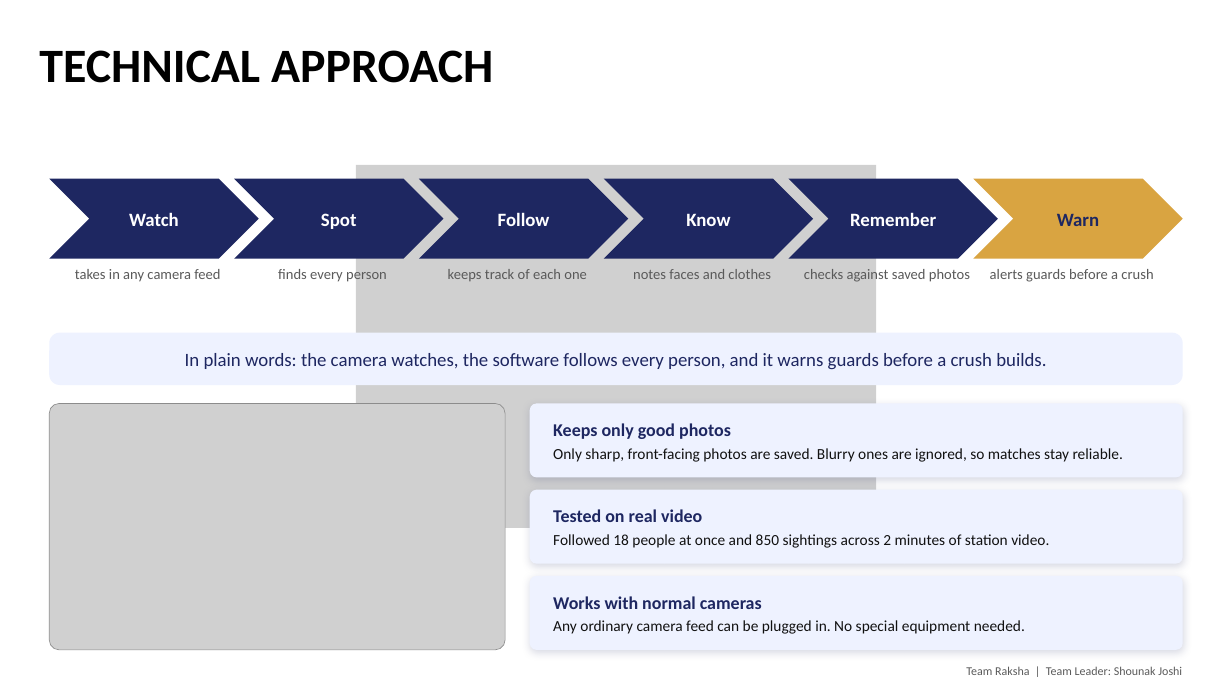
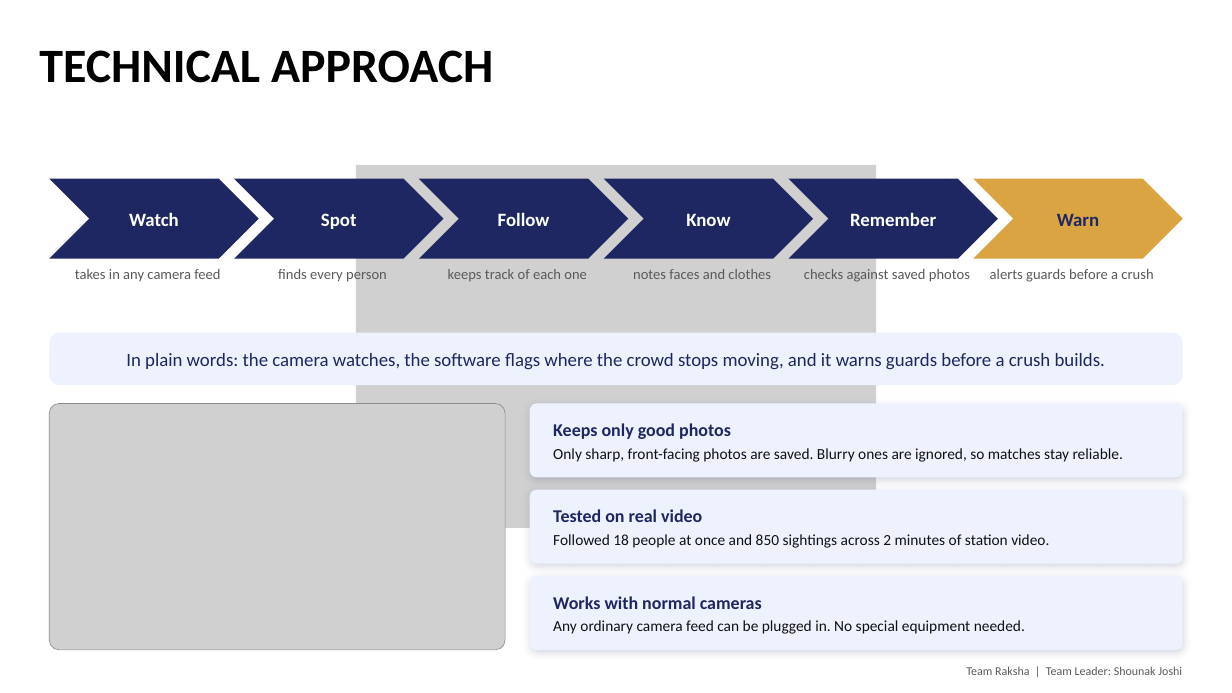
Before and after one commit to shounakjoshi88-a11y/raksha-crowd-safety-hackathon, a slide deck: slide 3 of deck/Raksha_Hackathon2026_Simplified.pptx. Drawn at 1232x693 pixels with LibreOffice and Linux fonts; fonts in the diff are those of the drawing; grey boxes stand for pictures. Boxes give left, top, right and bottom in pixels: in the first picture for what was removed or moved away, otherwise in the second. Text is boxed around its words. In the diff, an @@ line names an element or a change of style, - is before the commit and + after.

```diff
--- a/deck/Raksha_Hackathon2026_Simplified.pptx
+++ b/deck/Raksha_Hackathon2026_Simplified.pptx
@@ text in rounded rectangle at [126, 353, 1105, 370]: text changed @@
-In plain words: the camera watches, the software follows every person, and it warns guards before a crush builds.
+In plain words: the camera watches, the software flags where the crowd stops moving, and it warns guards before a crush builds.
```
Also in this commit, not shown: 3 other slides changed, 9 other files.
